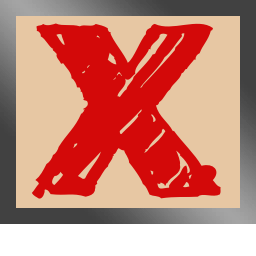
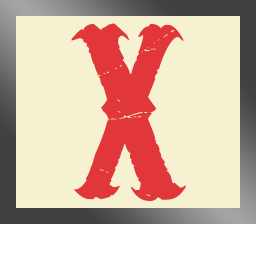
Two versions of the same layered image (256×256). Layer-by-layer changes:
painted on "X" over [31, 23, 221, 201]
painted on "tex1_128x127_f39d2061b5de9bce_dc1ba0f308a1237a_9.png" over [16, 16, 240, 208]
